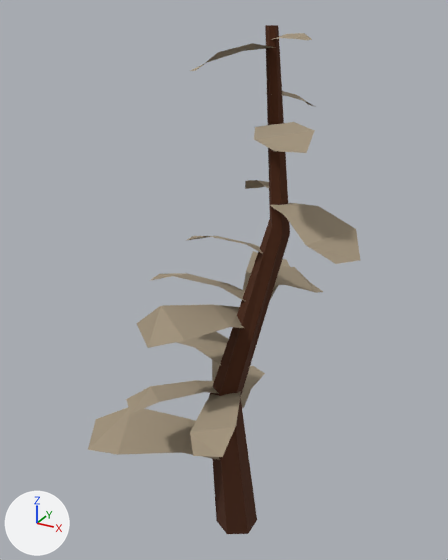
The glTF model assets/models/trees/forest-rare-dead-conifer.glb, before and after one commit.
Both versions are drawn from a camera (50 mm lens) standing at (1.97, -3.72, 4.13) and looking at (-0.1, 0.06, 2.24). The axes (+X, +Y, +Z) are drawn at lower left. The lights are the same throughout. The picture after the commit comes second. Where no turn or scale is listed for an object, it has been applied to the vertices.

Objects in the first picture: 'Merged_00_Brown 1', 'Merged_01_Dead needles'.
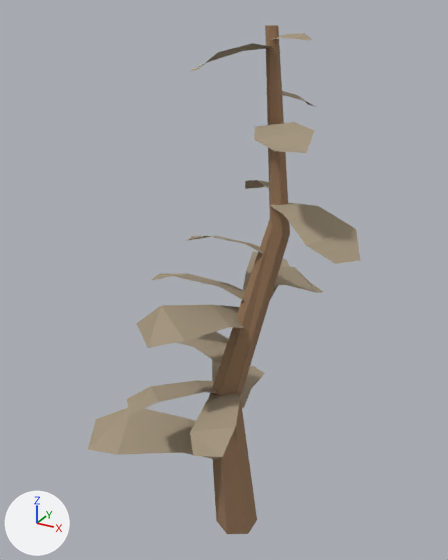
The change, as JSON lines over the scene's bpy script:
```json
{"op": "set", "path": "mat_brown_1.base_color", "old": "(0.0745, 0.0196, 0.00392)", "new": "(0.322, 0.192, 0.106)", "note": "brown #4d260d -> brown #9a795c"}
```

Where the change shows, as pixel boxes (x1, y1, x2, y2) in the pictures (448 x 560 px):
```json
{"object": "Merged_00_Brown 1", "change": "recoloured", "before": [209, 25, 290, 534], "after": [209, 25, 290, 534], "on screen": "lighter"}
```
